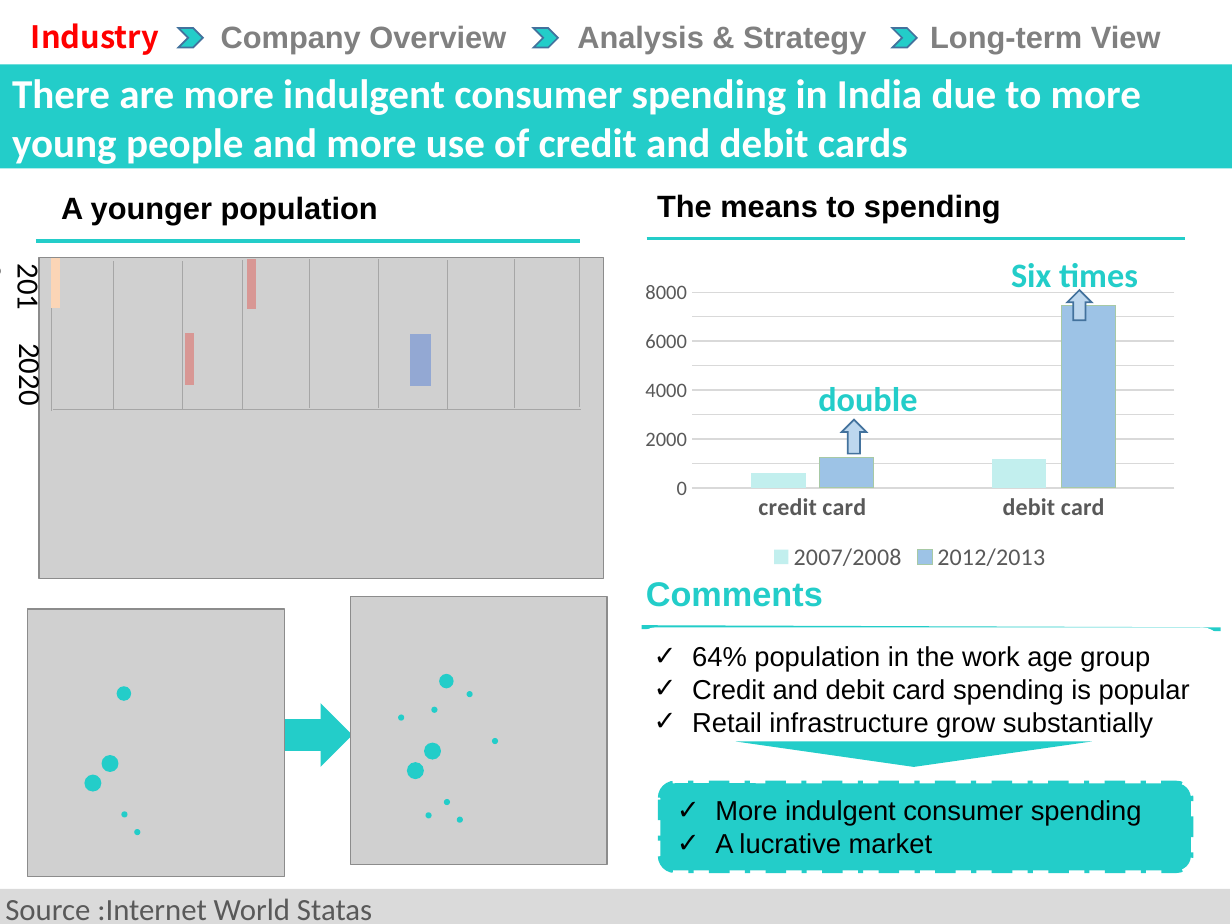
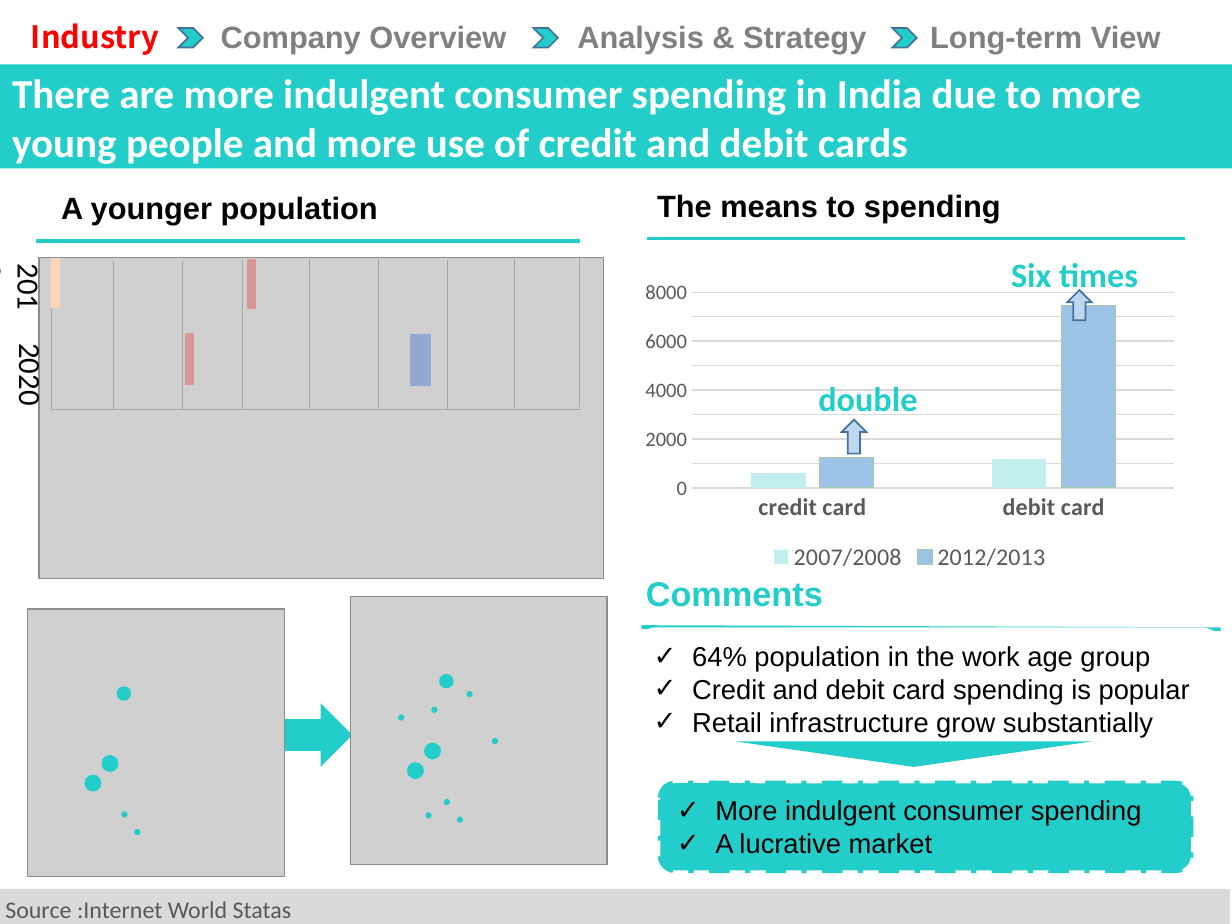
Before and after one commit to CHENXI-s1874351/-, a slide deck: slide 4 of 毕马威竞赛成果展示.pptx. Drawn at 1232x924 pixels with LibreOffice and Linux fonts; fonts in the diff are those of the drawing; grey boxes stand for pictures. Boxes give left, top, right and bottom in pixels: in the first picture for what was removed or moved away, otherwise in the second. Text is boxed around its words. In the diff, an @@ line names an element or a change of style, - is before the commit and + after.

```diff
--- a/毕马威竞赛成果展示.pptx
+++ b/毕马威竞赛成果展示.pptx
@@ rectangle "Source :Internet World Statas" at (0,888,1230,924): size 18 to 14 pt @@
```
Also in this commit, not shown: 5 other slides changed.
